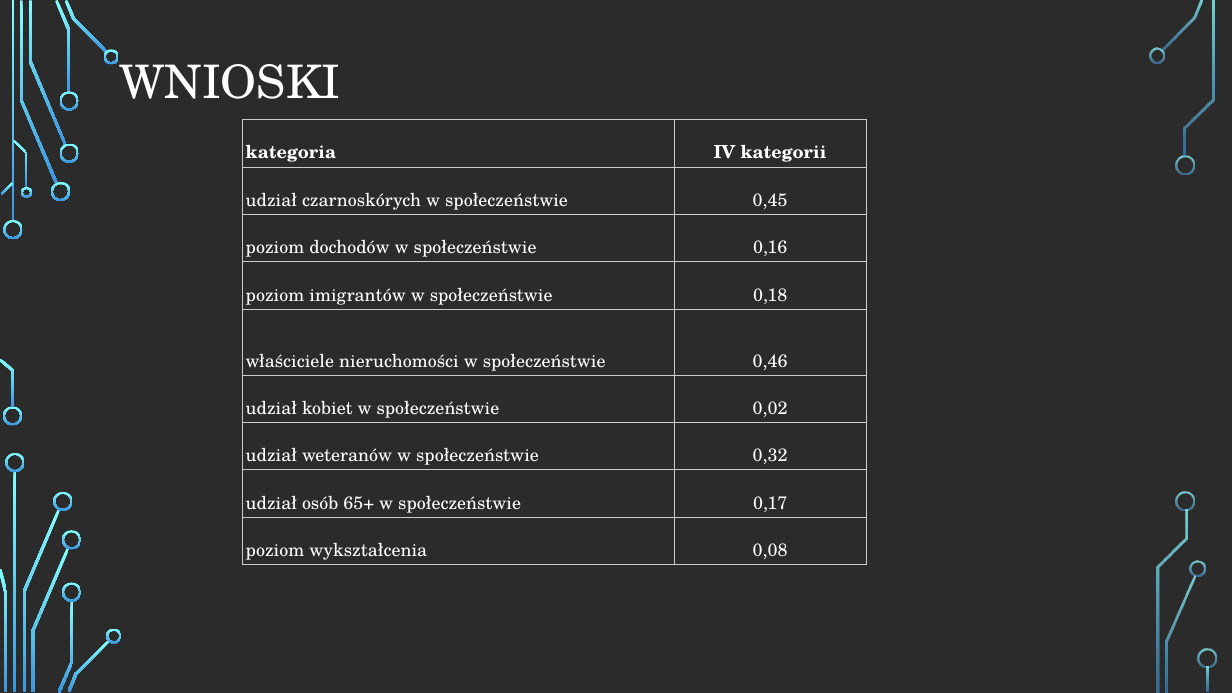
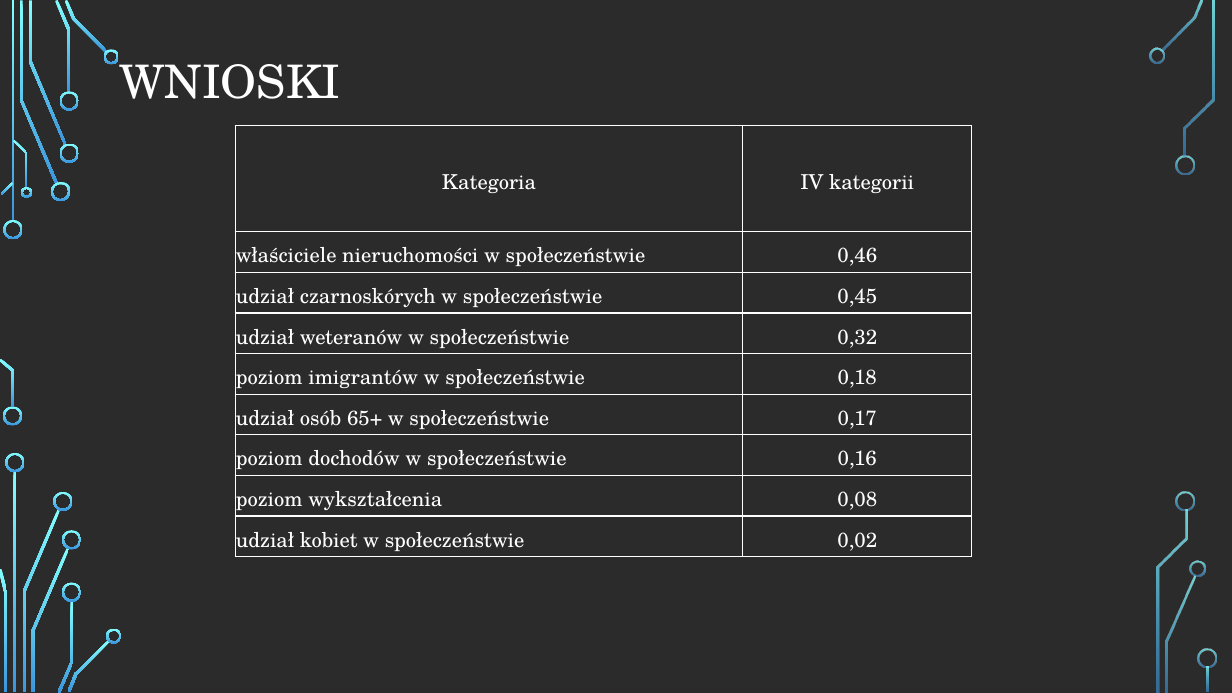
Before and after one commit to infoshareacademy/jdsz5-paulin, a slide deck: slide 9 of sql/rezultaty/prezentacja/prezentacja_projekt_1.pptx (slide 8 before the commit). Drawn at 1232x693 pixels with LibreOffice and Linux fonts; fonts in the diff are those of the drawing; background and template pictures are left out; a plain dark background stands for a picture behind light text. Boxes give left, top, right and bottom in pixels: in the first picture for what was removed or moved away, otherwise in the second. Text is boxed around its words. In the diff, an @@ line names an element or a change of style, - is before the commit and + after.

```diff
--- a/sql/rezultaty/prezentacja/prezentacja_projekt_1.pptx
+++ b/sql/rezultaty/prezentacja/prezentacja_projekt_1.pptx
@@ table at box(236, 126, 972, 557) @@
-row 1: kategoria | IV kategorii
+row 1: Kategoria | IV kategorii
+row 2: właściciele nieruchomości w społeczeństwie | 0,46
+row 4: udział weteranów w społeczeństwie | 0,32
+row 5: poziom imigrantów w społeczeństwie | 0,18
+row 6: udział osób 65+ w społeczeństwie | 0,17
-row 4: poziom imigrantów w społeczeństwie | 0,18
-row 5: właściciele nieruchomości w społeczeństwie | 0,46
+row 8: poziom wykształcenia | 0,08
-row 7: udział weteranów w społeczeństwie | 0,32
-row 8: udział osób 65+ w społeczeństwie | 0,17
-row 9: poziom wykształcenia | 0,08
@@ size 14 to 16 pt, bold off in "IV kategorii" @@
@@ borders changed @@
@@ table: place and size @@
-table at box(243, 120, 867, 565)
+table at box(236, 126, 972, 557)
```
Also in this commit, not shown: 3 other slides changed, 1 other file.
